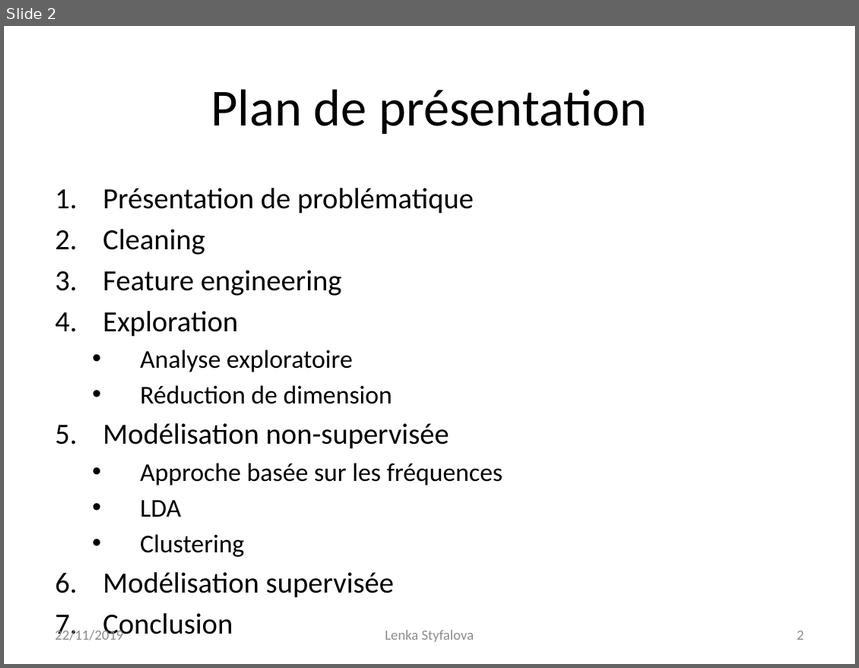
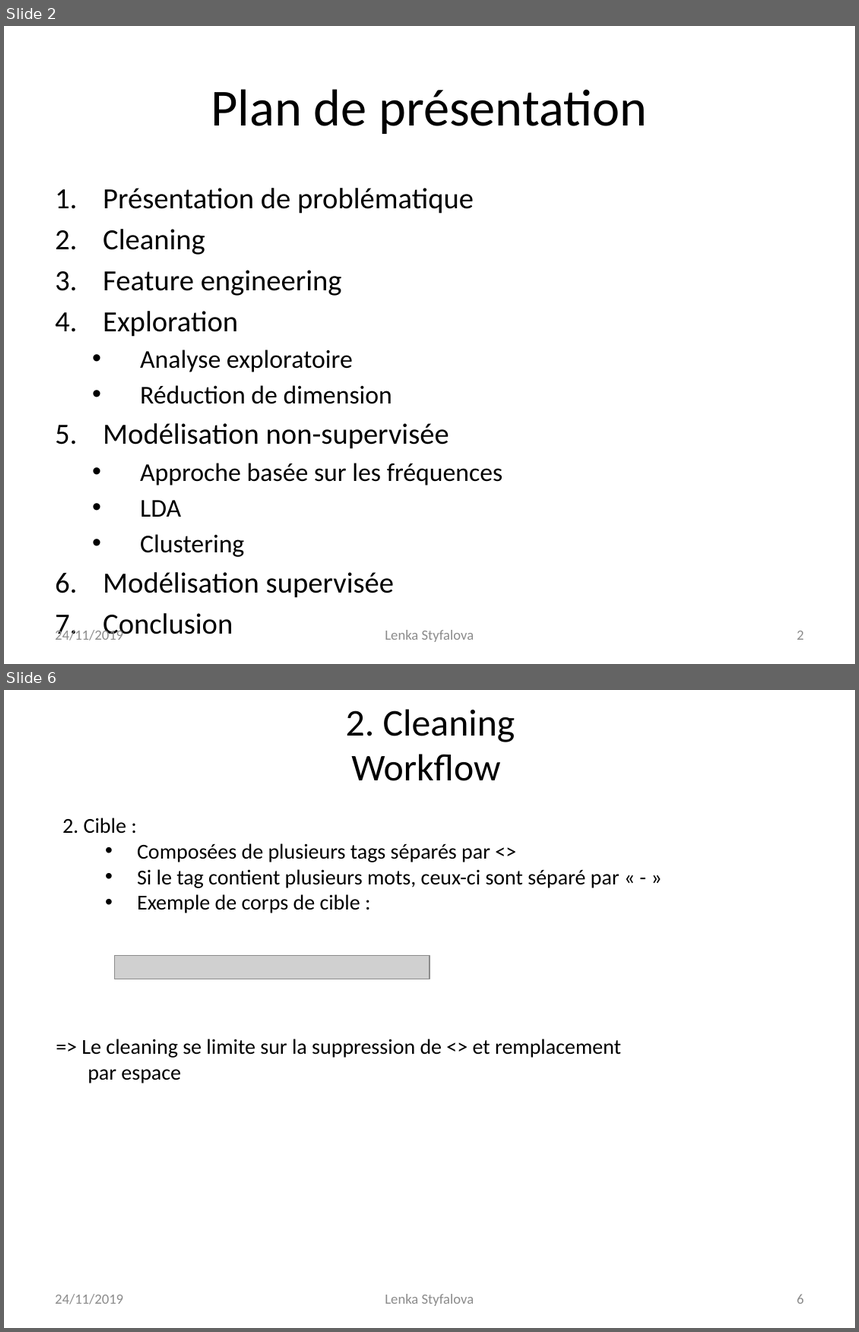
Before and after one commit to Lenka-St/Projet5, a slide deck: Projet 5 - Catégorisez automatiquement des questions.pptx. Shown one above the other, each under a label of ours: slide 2 before the commit, slides 2 and 6 after it; the slides between them are not shown. The pictures are 859x668 and 859x1332 pixels, drawn with LibreOffice and Linux fonts; fonts in the diff are those of the drawing; grey boxes stand for pictures. Boxes give left, top, right and bottom in pixels: in the first picture for what was removed or moved away, otherwise in the second. Text is boxed around its words. In the diff, an @@ line names an element or a change of style, - is before the commit and + after.

Commit message:
Cleaning Test, modelisation supervisée

```diff
--- a/Projet 5 - Catégorisez automatiquement des questions.pptx
+++ b/Projet 5 - Catégorisez automatiquement des questions.pptx
@@ slide 6 added at (4,690,855,1328), background #FFFFFF @@
@@ title added at (346,709,515,781), 32 pt, text #000000 @@
+2. Cleaning
+Workflow
@@ text added at (63,818,620,913), 18 pt, text #000000 @@
+2. Cible :
+  • Composées de plusieurs tags séparés par <>
+  • Si le tag contient plusieurs mots, ceux-ci sont séparé par « - »
+  • Exemple de corps de cible :
@@ picture added at (115,955,430,980) @@
@@ text added at (82,1039,621,1084), 18 pt, text #000000 @@
+=> Le cleaning se limite sur la suppression de <> et remplacement par espace
@@ text added at (55,1294,123,1305), 12 pt, text #8C8C8C @@
+24/11/2019
@@ text added at (385,1294,474,1306), 12 pt, text #8C8C8C @@
+Lenka Styfalova
@@ page number added at (797,1294,804,1304), 12 pt, text #8C8C8C @@
+6
@@ slide 2 changed as well @@
@@ text at (55,629,123,641): text changed @@
-22/11/2019
+24/11/2019
```
Also in this commit, not shown: 11 other slides changed, 4 other slides added, 3 other files.
